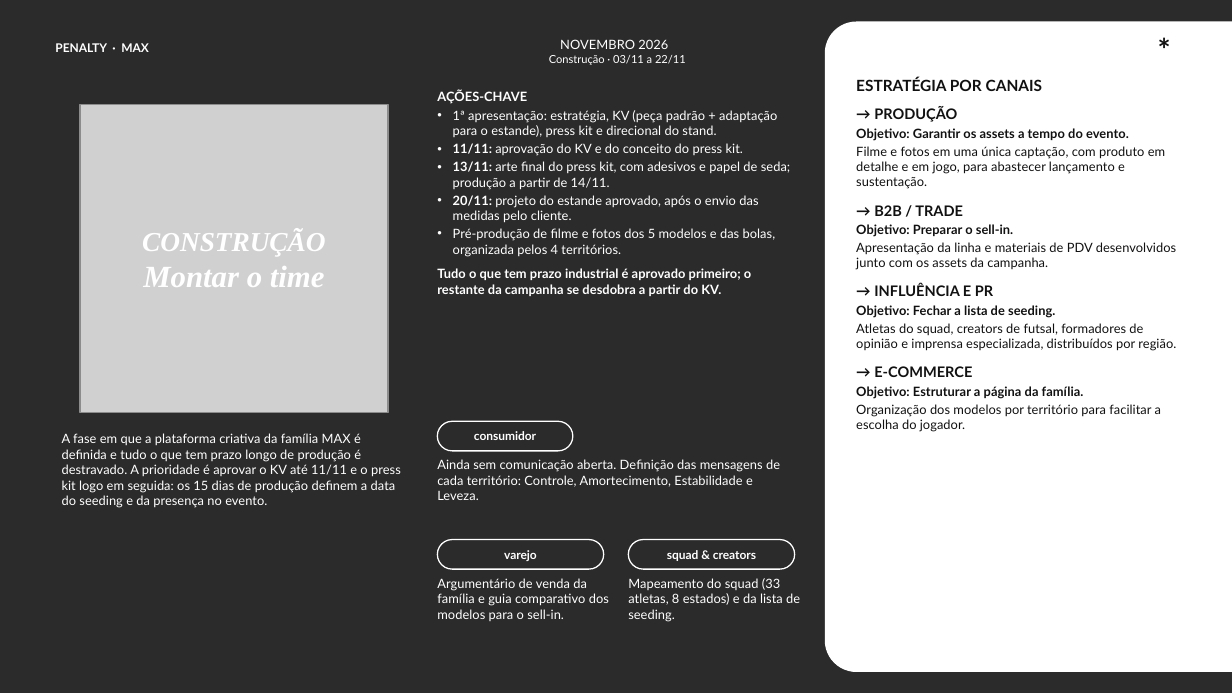
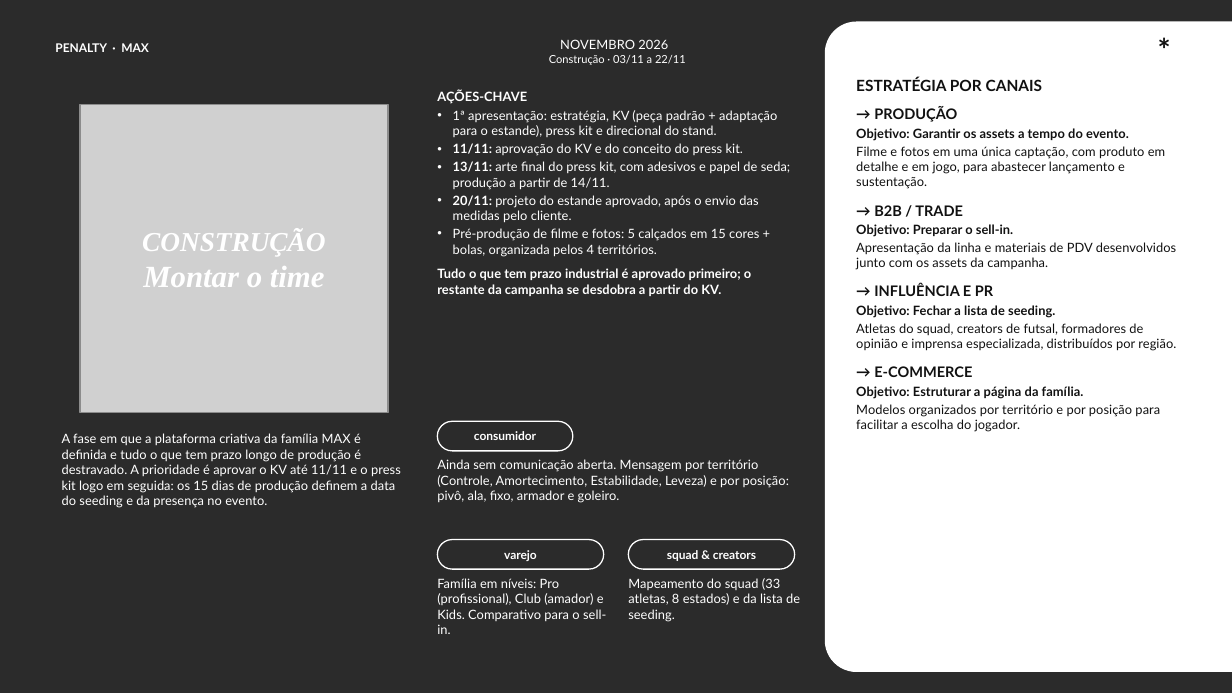
Before and after one commit to BiancaSchwanke/data-manipulation-exercises, a slide deck: slide 5 of penalty-max/Penalty_MAX_Roadmap.pptx. Drawn at 1232x693 pixels with LibreOffice and Linux fonts; fonts in the diff are those of the drawing; grey boxes stand for pictures; background and template pictures are left out; a plain dark background stands for a picture behind light text. Boxes give left, top, right and bottom in pixels: in the first picture for what was removed or moved away, otherwise in the second. Text is boxed around its words. In the diff, an @@ line names an element or a change of style, - is before the commit and + after.

```diff
--- a/penalty-max/Penalty_MAX_Roadmap.pptx
+++ b/penalty-max/Penalty_MAX_Roadmap.pptx
@@ text at (x1=453, y1=228, x2=759, y2=256): text changed @@
-• Pré-produção de filme e fotos dos 5 modelos e das bolas, organizada pelos 4 territórios.
+• Pré-produção de filme e fotos: 5 calçados em 15 cores + bolas, organizada pelos 4 territórios.
@@ text at (x1=856, y1=404, x2=1160, y2=432): text changed @@
-Organização dos modelos por território para facilitar a escolha do jogador.
+Modelos organizados por território e por posição para facilitar a escolha do jogador.
@@ text at (x1=437, y1=459, x2=789, y2=503): text changed @@
-Ainda sem comunicação aberta. Definição das mensagens de cada território: Controle, Amortecimento, Estabilidade e Leveza.
+Ainda sem comunicação aberta. Mensagem por território (Controle, Amortecimento, Estabilidade, Leveza) e por posição: pivô, ala, fixo, armador e goleiro.
@@ text at (x1=437, y1=578, x2=606, y2=634): text changed @@
-Argumentário de venda da família e guia comparativo dos modelos para o sell-in.
+Família em níveis: Pro (profissional), Club (amador) e Kids. Comparativo para o sell-in.
```
Also in this commit, not shown: 7 other slides changed, 1 other file.
